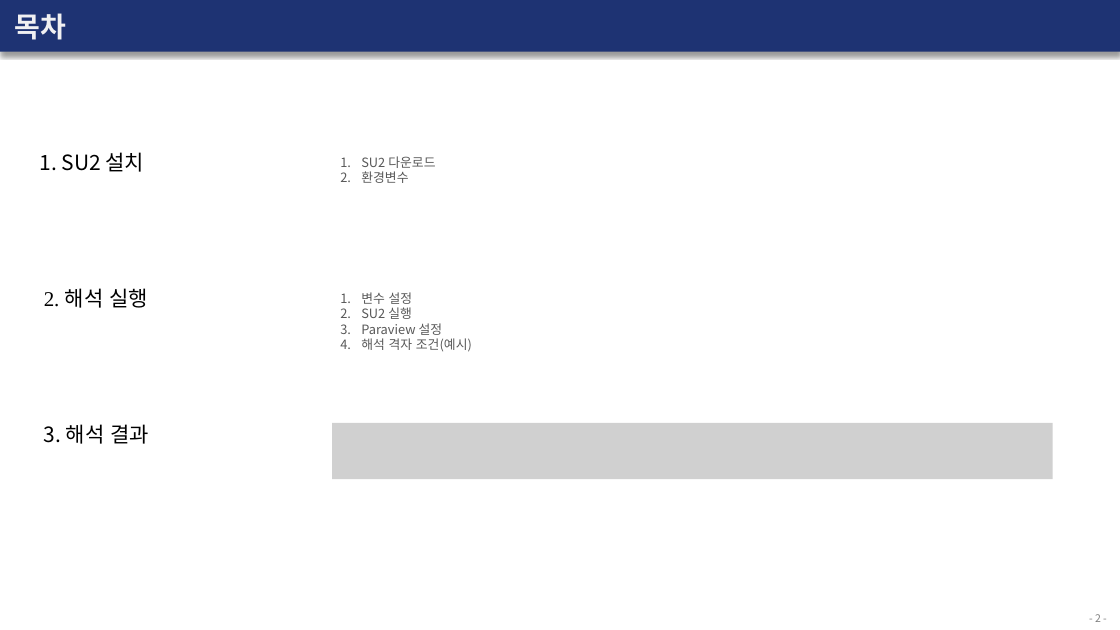
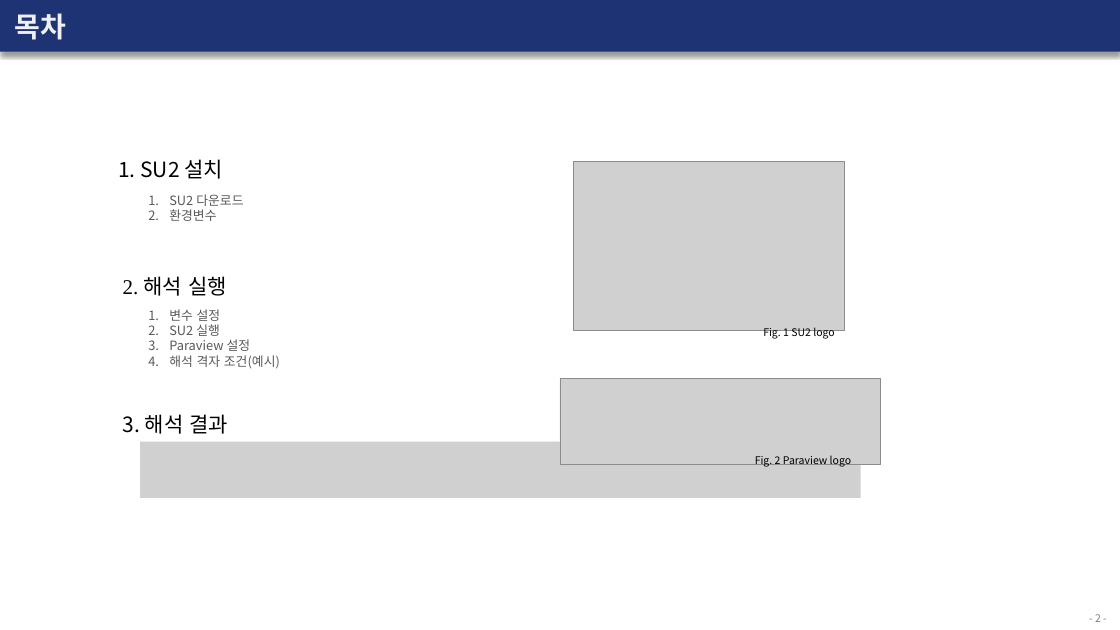
Before and after one commit to Bogeuns/17415009_BogeunSeo, a slide deck: slide 2 of Lecture/Week_1/Repoert_Week_1.pptx. Drawn at 1120x630 pixels with LibreOffice and Linux fonts; fonts in the diff are those of the drawing; grey boxes stand for pictures. Boxes give left, top, right and bottom in pixels: in the first picture for what was removed or moved away, otherwise in the second. Text is boxed around its words. In the diff, an @@ line names an element or a change of style, - is before the commit and + after.

```diff
--- a/Lecture/Week_1/Repoert_Week_1.pptx
+++ b/Lecture/Week_1/Repoert_Week_1.pptx
@@ text "1. SU2 설치": place and size @@
-text "1. SU2 설치" at [39, 152, 145, 172]
+text "1. SU2 설치" at [118, 159, 224, 179]
@@ picture added at [573, 161, 844, 330] @@
@@ text "SU2 다운로드": place and size @@
-text "SU2 다운로드" at [361, 156, 435, 183]
+text "SU2 다운로드" at [169, 194, 243, 221]
@@ text "2. 해석 실행": place and size @@
-text "2. 해석 실행" at [44, 288, 148, 308]
+text "2. 해석 실행" at [123, 276, 227, 296]
@@ text "변수 설정": place and size @@
-text "변수 설정" at [361, 292, 472, 352]
+text "변수 설정" at [169, 309, 280, 369]
@@ text added at [763, 327, 835, 340], 9 pt, text #000000 @@
+Fig. 1 SU2 logo
@@ picture added at [560, 379, 881, 465] @@
@@ text "3. 해석 결과": place and size @@
-text "3. 해석 결과" at [44, 424, 149, 444]
+text "3. 해석 결과" at [123, 414, 228, 434]
@@ picture: place and size @@
-picture at [332, 423, 1053, 479]
+picture at [140, 442, 861, 498]
@@ text added at [755, 456, 852, 467], 9 pt, text #000000 @@
+Fig. 2 Paraview logo
```
Also in this commit, not shown: 10 other slides changed, 1 other file.
